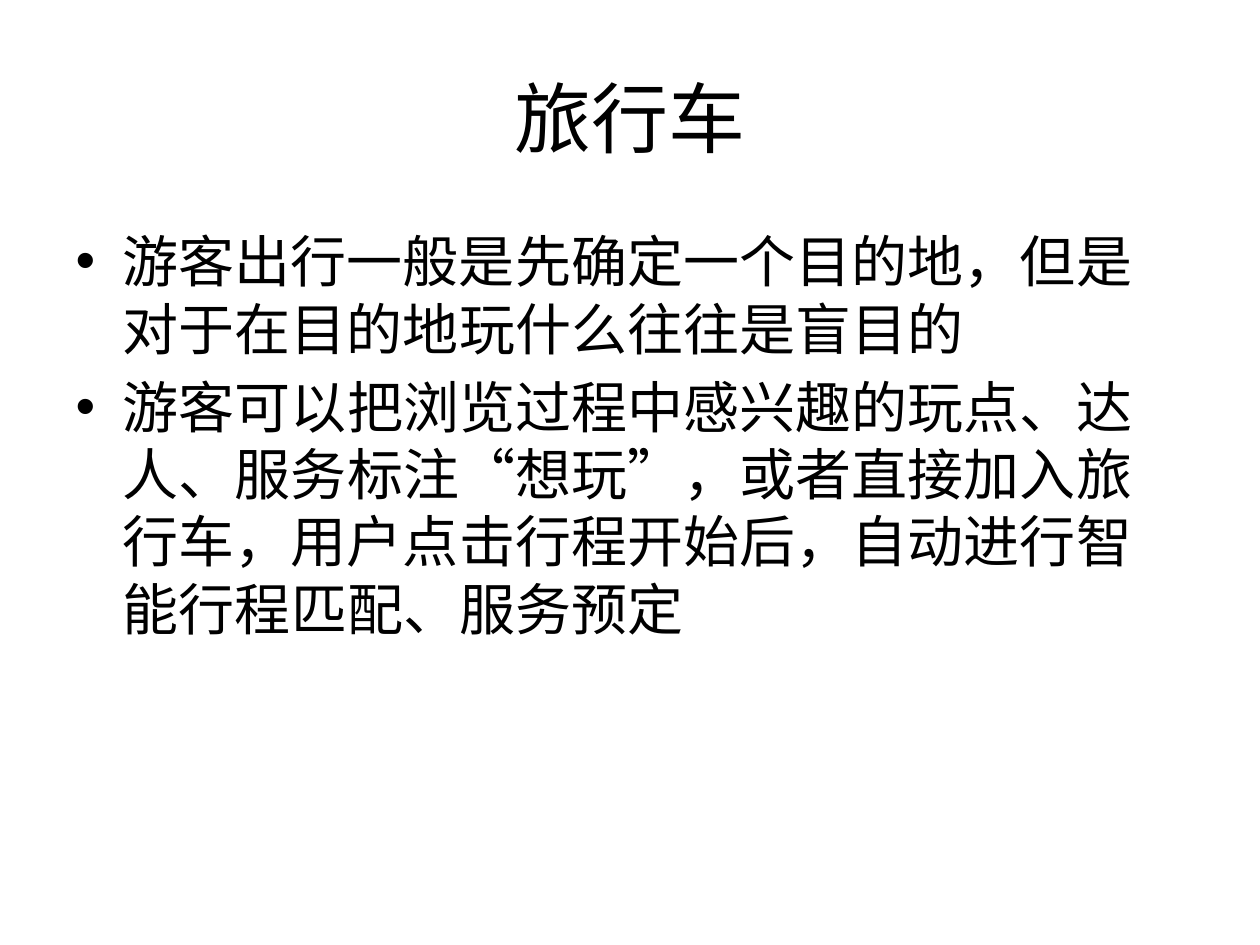
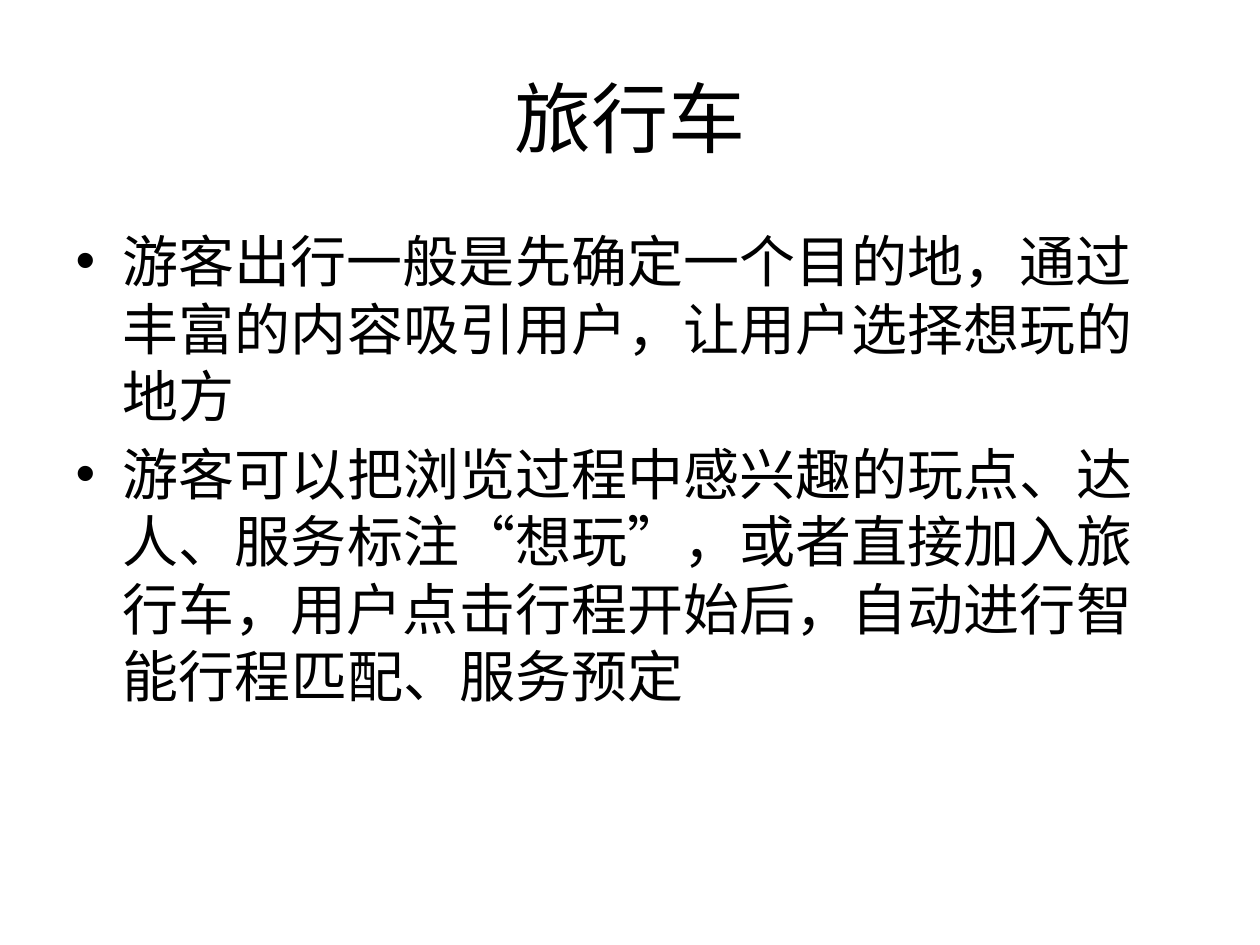
Before and after one commit to Yourtour/yt, a slide deck: slide 16 of yourtour/documents/business/YourTour BP 2.0.pptx (slide 15 before the commit). Drawn at 1260x945 pixels with LibreOffice and Linux fonts; fonts in the diff are those of the drawing. Boxes give left, top, right and bottom in pixels: in the first picture for what was removed or moved away, otherwise in the second. Text is boxed around its words. In the diff, an @@ line names an element or a change of style, - is before the commit and + after.

```diff
--- a/yourtour/documents/business/YourTour BP 2.0.pptx
+++ b/yourtour/documents/business/YourTour BP 2.0.pptx
@@ text at <box>123,234,1132,422</box>: text changed @@
-• 游客出行一般是先确定一个目的地，但是对于在目的地玩什么往往是盲目的
+• 游客出行一般是先确定一个目的地，通过丰富的内容吸引用户，让用户选择想玩的地方
```
Also in this commit, not shown: 12 other slides changed, 3 slides added, 2 other files.
